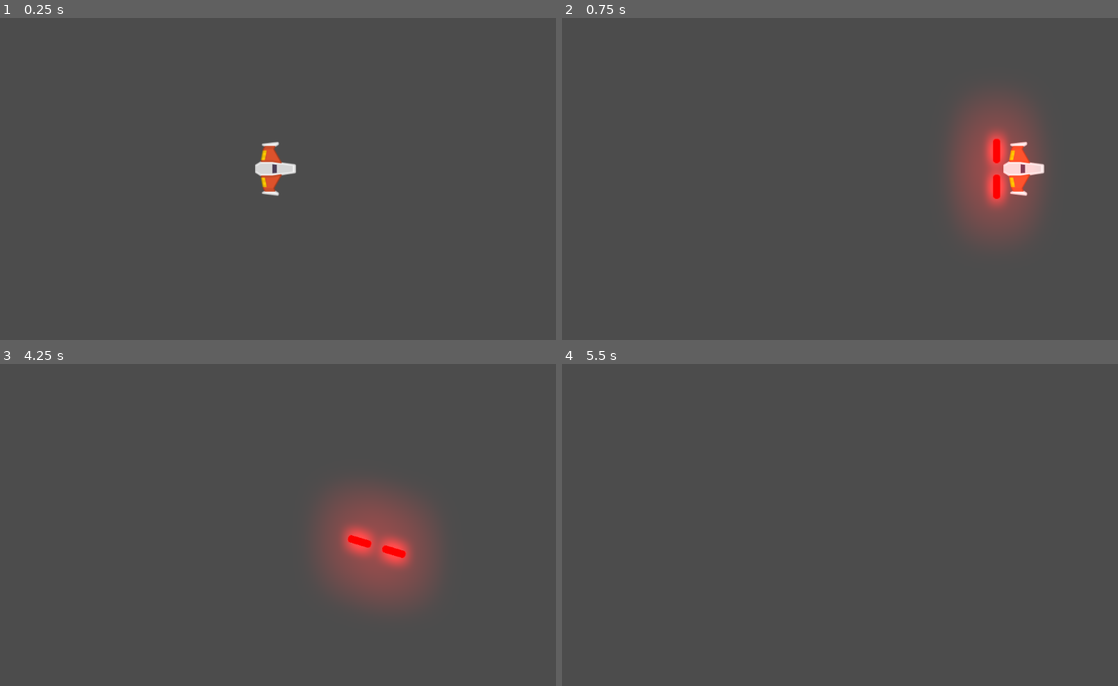
Above: before the commit, frames 1-4 (two rows, left to right).
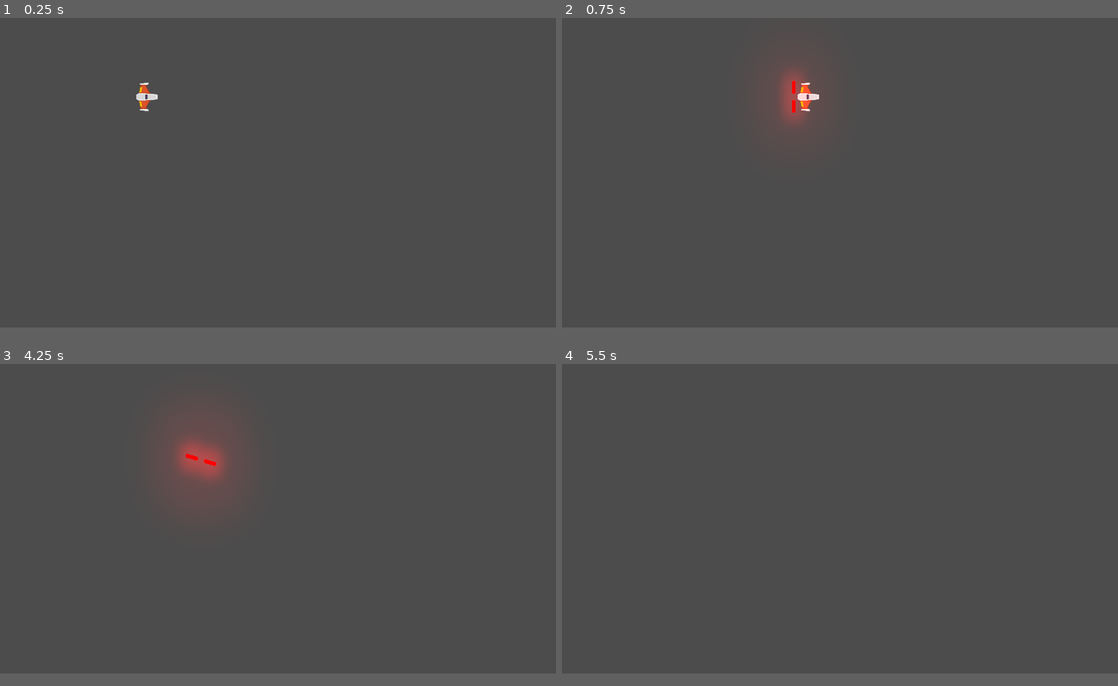
Above: after the commit, the same moments.

Repository: smezequiel/ProyectoMetorito
Game: Godot game, scene res://Juego/Niveles/NivelTest.tscn
The game is run twice, just before and just after one commit, with the same random seed, the same clock (stepped at 60 frames per second) and the same inputs. The project has no main scene, so this scene is started directly.
Inputs:
- Up to frame 1 (0.25 s): no input
- Up to frame 2 (0.75 s): tap Enter at 0.5 s; hold W (mover_adelante) from 0.53 s (still down); hold Space (disparo_principal) from 0.53 s (still down)
- Up to frame 3 (4.25 s): release W (mover_adelante) at 1.28 s; release Space (disparo_principal) at 1.28 s; hold Down (mover_atras) 1.28-2.03 s; tap Ctrl (disparo_secundario) at 1.35 s; tap Space (disparo_principal) at 2, 3.5 s; hold Left (rotar_antihorario) 2.03-2.78 s; hold W (mover_adelante) 2.03-3.53 s; tap Enter at 2.75 s; tap Right (rotar_horario) at 2.85 s; hold Down (mover_atras) from 3.53 s (still down); hold Space (disparo_principal) from 3.53 s (still down)
- Up to frame 4 (5.5 s): keep holding Down (mover_atras); release Space (disparo_principal) at 4.28 s; tap Ctrl (disparo_secundario) at 4.35 s; tap Enter at 5 s; hold Left (rotar_antihorario) from 5.03 s (still down)
The window is 800x468 before the commit and 800x450 after it. Grey fills any space a smaller window leaves; there, only what the larger window draws over its background counts as a difference.

The runs differ from the first frame. In frame 1, 0.8% of the frame differs, in the area x 24-54%, y 20-56%; in frame 2, 6.8%; in frame 3, 8.2%, in the area x 30-79%, y 18-75%; in frame 4, only the window size differs.

Commit message:
Commit con Proyectiles Enemigo

Diff:
--- a/Juego/Proyectils/Proyectil.tscn
+++ b/Juego/Proyectils/Proyectil.tscn
@@ -1,15 +1,12 @@
-[gd_scene load_steps=4 format=2]
+[gd_scene load_steps=3 format=2]
 
 [ext_resource path="res://Juego/Proyectils/proyectil_player.png" type="Texture" id=1]
 [ext_resource path="res://Juego/Proyectils/Proyectil.gd" type="Script" id=2]
 
-[sub_resource type="CapsuleShape2D" id=1]
-radius = 5.54813
-height = 27.4147
-
 [node name="Proyectil" type="Area2D"]
 rotation = 1.5708
 scale = Vector2( 1.5, 1.2 )
+z_as_relative = false
 script = ExtResource( 2 )
 
 [node name="Sprite" type="Sprite" parent="."]
@@ -17,7 +14,6 @@
 texture = ExtResource( 1 )
 
 [node name="CollisionShape2D" type="CollisionShape2D" parent="."]
-shape = SubResource( 1 )
 
 [node name="VisibilityNotifier2D" type="VisibilityNotifier2D" parent="."]
 position = Vector2( -0.162787, -0.25294 )
--- /dev/null
+++ b/Juego/Proyectils/ProyectilEnemigo.tscn
@@ -0,0 +1,24 @@
+[gd_scene load_steps=4 format=2]
+
+[ext_resource path="res://Juego/Proyectils/Proyectil.tscn" type="PackedScene" id=1]
+[ext_resource path="res://Juego/Proyectils/proyectil_enemigo.png" type="Texture" id=2]
+
+[sub_resource type="CapsuleShape2D" id=1]
+radius = 6.28868
+height = 24.3436
+
+[node name="ProyectilEnemigo" instance=ExtResource( 1 )]
+scale = Vector2( 1, 1 )
+z_index = 39
+collision_layer = 16
+collision_mask = 5
+
+[node name="Sprite" parent="." index="0"]
+modulate = Color( 0, 1.3, 0.33, 1 )
+texture = ExtResource( 2 )
+
+[node name="CollisionShape2D" parent="." index="1"]
+shape = SubResource( 1 )
+
+[node name="VisibilityNotifier2D" parent="." index="2"]
+visible = false
--- /dev/null
+++ b/Juego/Proyectils/ProyectilPlayer.tscn
@@ -0,0 +1,15 @@
+[gd_scene load_steps=3 format=2]
+
+[ext_resource path="res://Juego/Proyectils/Proyectil.tscn" type="PackedScene" id=1]
+
+[sub_resource type="CapsuleShape2D" id=1]
+radius = 3.64609
+height = 29.3514
+
+[node name="ProyectilPlayer" instance=ExtResource( 1 )]
+z_index = 40
+collision_layer = 8
+collision_mask = 6
+
+[node name="CollisionShape2D" parent="." index="1"]
+shape = SubResource( 1 )
--- a/project.godot
+++ b/project.godot
@@ -44,12 +44,22 @@
 
 [application]
 
-config/name="Juego_Meteorito"
-config/icon="res://icon.png"
+config/name="Meteorito"
 
 [autoload]
 
 Eventos="*res://Juego/Autoloads/Eventos.gd"
+
+[display]
+
+window/size/width=1920
+window/size/height=1080
+window/size/resizable=false
+window/size/always_on_top=true
+window/size/test_width=1280
+window/size/test_height=720
+window/stretch/mode="2d"
+window/stretch/aspect="keep"
 
 [input]
 
@@ -110,6 +120,14 @@
  ]
 }
 
+[layer_names]
+
+2d_physics/layer_1="player"
+2d_physics/layer_2="enemigo"
+2d_physics/layer_3="meteorito"
+2d_physics/layer_4="proyectil_player"
+2d_physics/layer_5="proyectil_enemigo"
+
 [rendering]
 
 environment/default_environment="res://default_env.tres"
Binary file added: Juego/Proyectils/proyectil_enemigo.png
Not shown, added: Juego/Proyectils/proyectil_enemigo.png.import
Binary file added: icono_meteorito.png
Not shown, added: icono_meteorito.png.import
